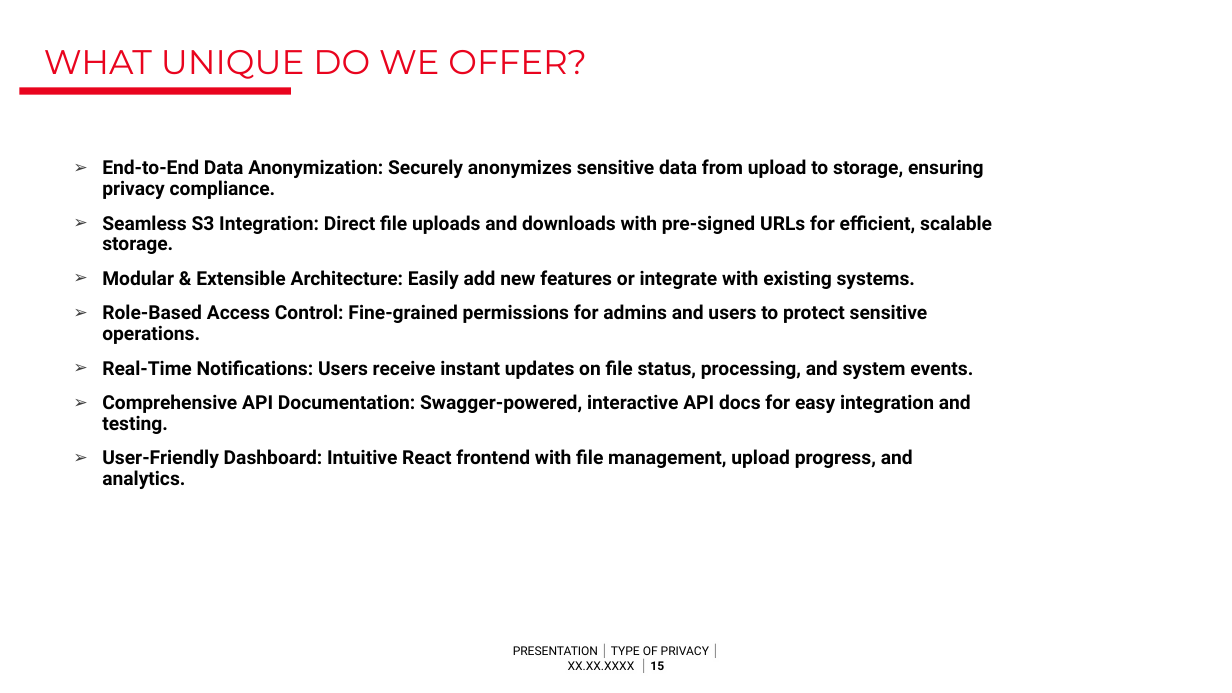
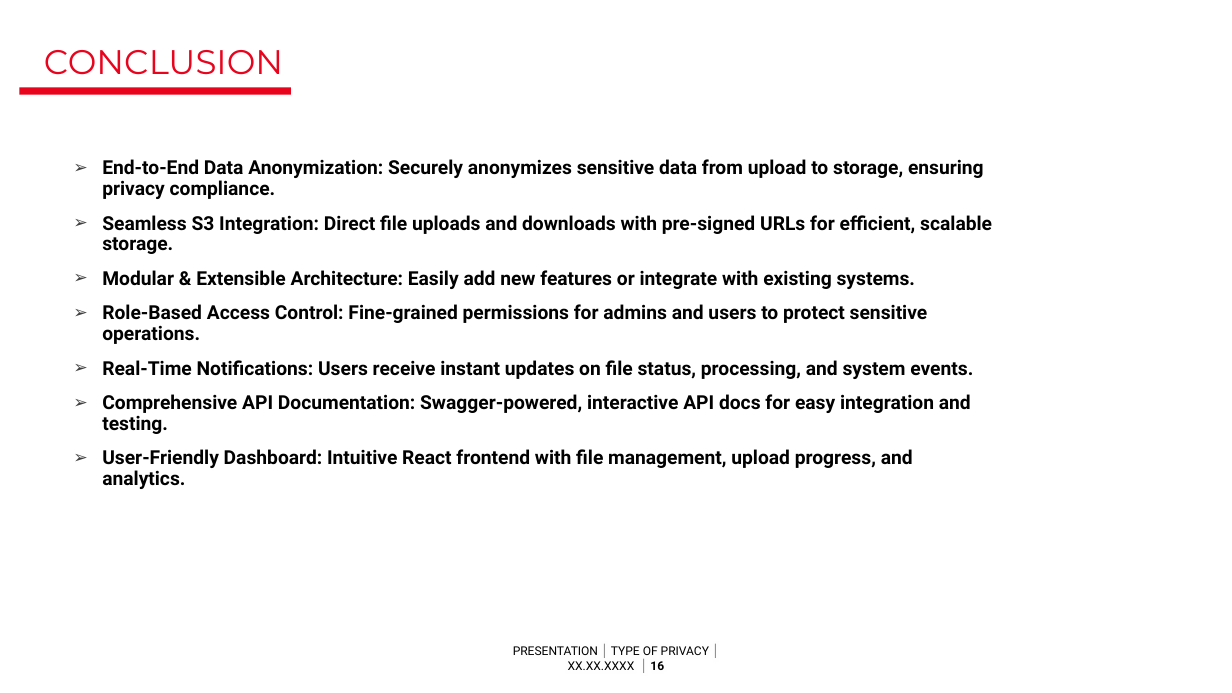
Before and after one commit to amanagrawal151/data-anonymiser, a slide deck: slide 16 of SGBOTS.pptx (slide 15 before the commit). Drawn at 1232x693 pixels with LibreOffice and Linux fonts; fonts in the diff are those of the drawing; background and template pictures are left out. Boxes give left, top, right and bottom in pixels: in the first picture for what was removed or moved away, otherwise in the second. Text is boxed around its words. In the diff, an @@ line names an element or a change of style, - is before the commit and + after.

```diff
--- a/SGBOTS.pptx
+++ b/SGBOTS.pptx
@@ text at box(44, 50, 283, 75): text changed @@
-WHAT UNIQUE DO WE OFFER?
+CONCLUSION
```
Also in this commit, not shown: 2 other slides changed, 1 other file.
